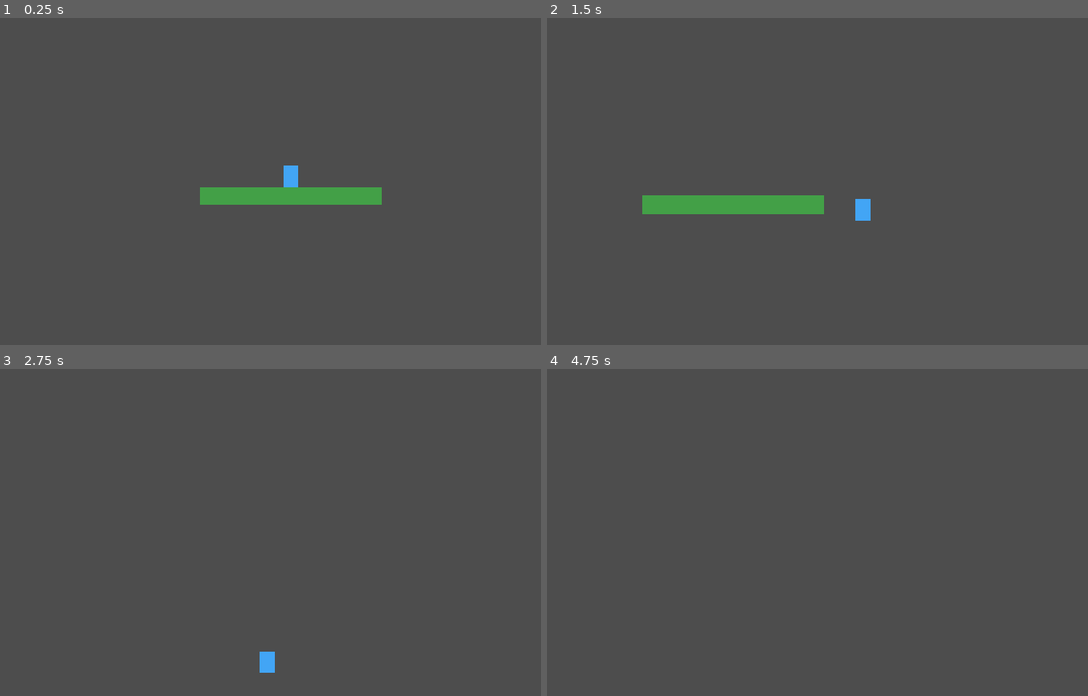
Above: before the commit, frames 1-4 (two rows, left to right).
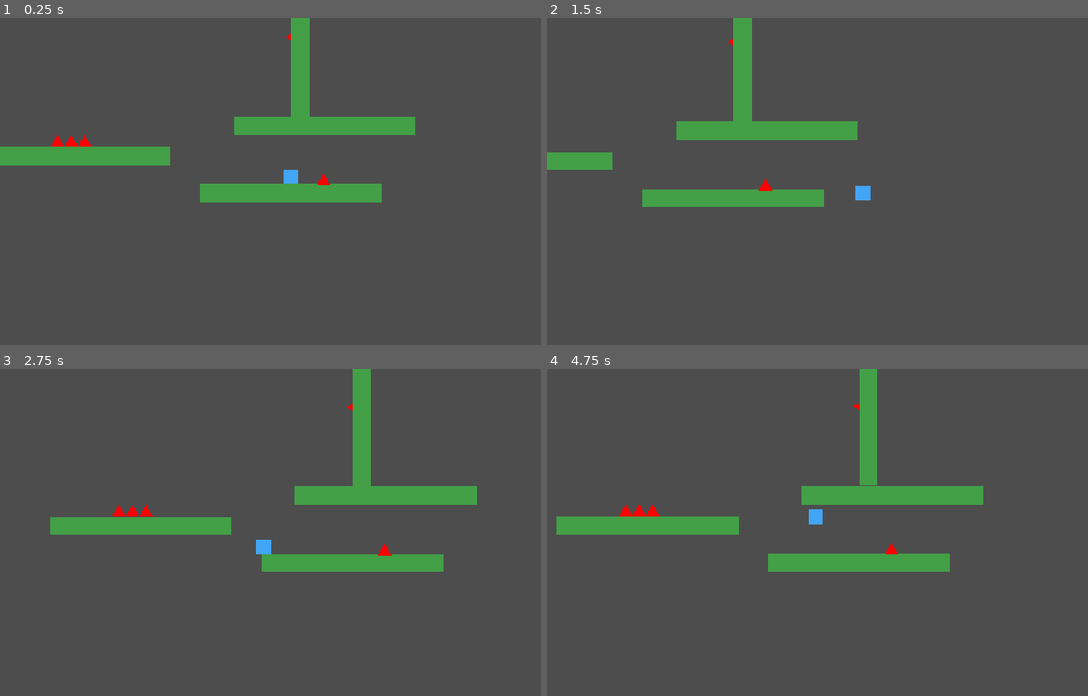
Above: after the commit, the same moments.

Repository: rehcsinroh/Terra-game
Game: Godot game, scene res://main.tscn
Same seed, same stepped clock (60 frames per second), same inputs: the game is played once before the commit and once after it.
Inputs (mouse positions are in pixels of both pictures, inside the frame that each line leads up to):
- Up to frame 1 (0.25 s): no input
- Up to frame 2 (1.5 s): tap Enter at 0.5 s; move the mouse to (963, 165) at 0.52 s; hold W (jump) 0.53-1.28 s; hold D (move_right) from 0.53 s (still down); click (963, 165) at 0.67 s; move the mouse to (720, 197) at 1.27 s; tap Alt at 1.35 s
- Up to frame 3 (2.75 s): tap W (jump) at 1.52, 1.55, 1.82 s; move the mouse to (351, 460) at 2.02 s; release D (move_right) at 2.03 s; hold A (move_left) from 2.03 s (still down); hold W (jump) from 2.03 s (still down); tap Shift at 2.1 s
- Up to frame 4 (4.75 s): move the mouse to (806, 597) at 2.77 s; release A (move_left) at 2.78 s; release W (jump) at 2.78 s; hold D (move_right) 2.78-4.28 s; tap W (jump) at 2.85, 3.02, 3.32, 4.52, 4.55 s; click (806, 597) at 2.92 s; move the mouse to (1012, 581) at 3.52 s; hold W (jump) 3.53-4.28 s; tap Alt at 3.6 s; move the mouse to (666, 483) at 4.27 s; hold A (move_left) from 4.28 s (still down); tap Shift at 4.35 s

The runs differ from the first frame. In frame 1, 5.5% of the frame differs, in the area x 0-77%, y 0-58%; in frame 2, 5.4%; in frame 3, 7.2%, in the area x 9-89%, y 0-93%; in frame 4, 7.2%.

Commit message:
added wall jumps and spikes

Diff:
--- a/main.tscn
+++ b/main.tscn
@@ -2,9 +2,10 @@
 
 [ext_resource type="Script" uid="uid://bet5g3csbeq35" path="res://player.gd" id="1_ig7tw"]
 [ext_resource type="PackedScene" uid="uid://cnm2twc8fgf8p" path="res://platform.tscn" id="2_0xm2m"]
+[ext_resource type="PackedScene" uid="uid://cmumvr5pkv0o8" path="res://spike.tscn" id="3_h2yge"]
 
 [sub_resource type="RectangleShape2D" id="RectangleShape2D_xrivr"]
-size = Vector2(32, 48)
+size = Vector2(32, 32)
 
 [node name="Node2D" type="Node2D" unique_id=101136423]
 
@@ -20,3 +21,30 @@
 position_smoothing_enabled = true
 
 [node name="Platform" parent="." unique_id=393916024 instance=ExtResource("2_0xm2m")]
+
+[node name="Platform2" parent="." unique_id=843536579 instance=ExtResource("2_0xm2m")]
+position = Vector2(74, -149)
+
+[node name="Platform3" parent="." unique_id=1930772328 instance=ExtResource("2_0xm2m")]
+position = Vector2(-465, -82)
+
+[node name="Platform4" parent="." unique_id=883539457 instance=ExtResource("2_0xm2m")]
+position = Vector2(21, -370)
+rotation = 1.5707964
+
+[node name="Spike" parent="." unique_id=1920066361 instance=ExtResource("3_h2yge")]
+position = Vector2(-469, -103)
+
+[node name="Spike2" parent="." unique_id=864378157 instance=ExtResource("3_h2yge")]
+position = Vector2(-498, -103)
+
+[node name="Spike3" parent="." unique_id=129736030 instance=ExtResource("3_h2yge")]
+position = Vector2(-528, -103)
+
+[node name="Spike4" parent="." unique_id=1675011482 instance=ExtResource("3_h2yge")]
+position = Vector2(-13, -344)
+rotation = 0.5235988
+scale = Vector2(0.5, 0.5)
+
+[node name="Spike5" parent="." unique_id=1383501295 instance=ExtResource("3_h2yge")]
+position = Vector2(57, -18)
--- a/player.gd
+++ b/player.gd
@@ -3,24 +3,49 @@
 const SPEED = 300.0
 const JUMP_VELOCITY = -400.0
 const GRAVITY = 980.0
+const fall_height = 200
+const WALL_JUMP_DURATION = 0.2
+var spawn_position: Vector2
+var wall_jump_push: float = 400.0
+var wall_jump_timer: float = 0.0
 
 func _physics_process(delta):
 	if not is_on_floor():
 		velocity.y += GRAVITY * delta
 
-	if Input.is_action_pressed("jump") and is_on_floor():
-		velocity.y = JUMP_VELOCITY
+	if wall_jump_timer > 0:
+		wall_jump_timer -= delta
+
+	if Input.is_action_just_pressed("jump"):
+		if is_on_floor():
+			velocity.y = JUMP_VELOCITY
+		elif is_on_wall():
+			var wall_normal = get_wall_normal()
+			velocity.y = JUMP_VELOCITY
+			velocity.x = wall_normal.x * wall_jump_push
+			wall_jump_timer = WALL_JUMP_DURATION
 
 	var direction = Input.get_axis("move_left", "move_right")
-	velocity.x = direction * SPEED
+
+	if wall_jump_timer <= 0:
+		velocity.x = direction * SPEED
+
+	if global_position.y > fall_height:
+		global_position = spawn_position
+		velocity = Vector2.ZERO
 
 	move_and_slide()
 
+func respawn():
+	global_position = spawn_position
+	velocity = Vector2.ZERO
+	wall_jump_timer = 0.0
+
 func _ready():
 	$Polygon2D.polygon = PackedVector2Array([
-		Vector2(-16, -24),
-		Vector2(16, -24),
-		Vector2(16, 24),
-		Vector2(-16, 24)
+		Vector2(-16, -16),
+		Vector2(16, -16),
+		Vector2(16, 16),
+		Vector2(-16, 16)
 	])
 	$Polygon2D.color = Color("#42a5f5")
--- a/project.godot
+++ b/project.godot
@@ -31,16 +31,19 @@
 move_left={
 "deadzone": 0.2,
 "events": [Object(InputEventKey,"resource_local_to_scene":false,"resource_name":"","device":-1,"window_id":0,"alt_press …(191 unchanged characters)…
+, Object(InputEventJoypadMotion,"resource_local_to_scene":false,"resource_name":"","device":-1,"axis":0,"axis_value":-1.0,"script":null)
 ]
 }
 move_right={
 "deadzone": 0.2,
 "events": [Object(InputEventKey,"resource_local_to_scene":false,"resource_name":"","device":-1,"window_id":0,"alt_press …(192 unchanged characters)…
+, Object(InputEventJoypadMotion,"resource_local_to_scene":false,"resource_name":"","device":-1,"axis":0,"axis_value":1.0,"script":null)
 ]
 }
 jump={
 "deadzone": 0.2,
 "events": [Object(InputEventKey,"resource_local_to_scene":false,"resource_name":"","device":-1,"window_id":0,"alt_press …(192 unchanged characters)…
+, Object(InputEventJoypadButton,"resource_local_to_scene":false,"resource_name":"","device":-1,"button_index":0,"pressure":0.0,"pressed":true,"script":null)
 ]
 }
 
--- /dev/null
+++ b/spike.gd
@@ -0,0 +1,14 @@
+extends Area2D
+
+func _ready():
+	$Polygon2D.polygon = PackedVector2Array([
+		Vector2(0, 0),
+		Vector2(30, 0),
+		Vector2(15, -25.98)
+	])
+
+	$Polygon2D.color = Color("red")
+
+func _on_body_entered(body: Node2D) -> void:
+	if body.has_method("respawn"):
+		body.respawn()
--- /dev/null
+++ b/spike.tscn
@@ -0,0 +1,14 @@
+[gd_scene format=3 uid="uid://cmumvr5pkv0o8"]
+
+[ext_resource type="Script" uid="uid://qopq0cqnjloy" path="res://spike.gd" id="1_8ryga"]
+
+[node name="Spike" type="Area2D" unique_id=1920066361]
+script = ExtResource("1_8ryga")
+
+[node name="CollisionPolygon2D" type="CollisionPolygon2D" parent="." unique_id=292735428]
+polygon = PackedVector2Array(0, 0, 30, 0, 15, -25.98)
+
+[node name="Polygon2D" type="Polygon2D" parent="." unique_id=1131770216]
+color = Color(1, 0, 0, 1)
+
+[connection signal="body_entered" from="." to="." method="_on_body_entered"]
Not shown, added: spike.gd.uid
